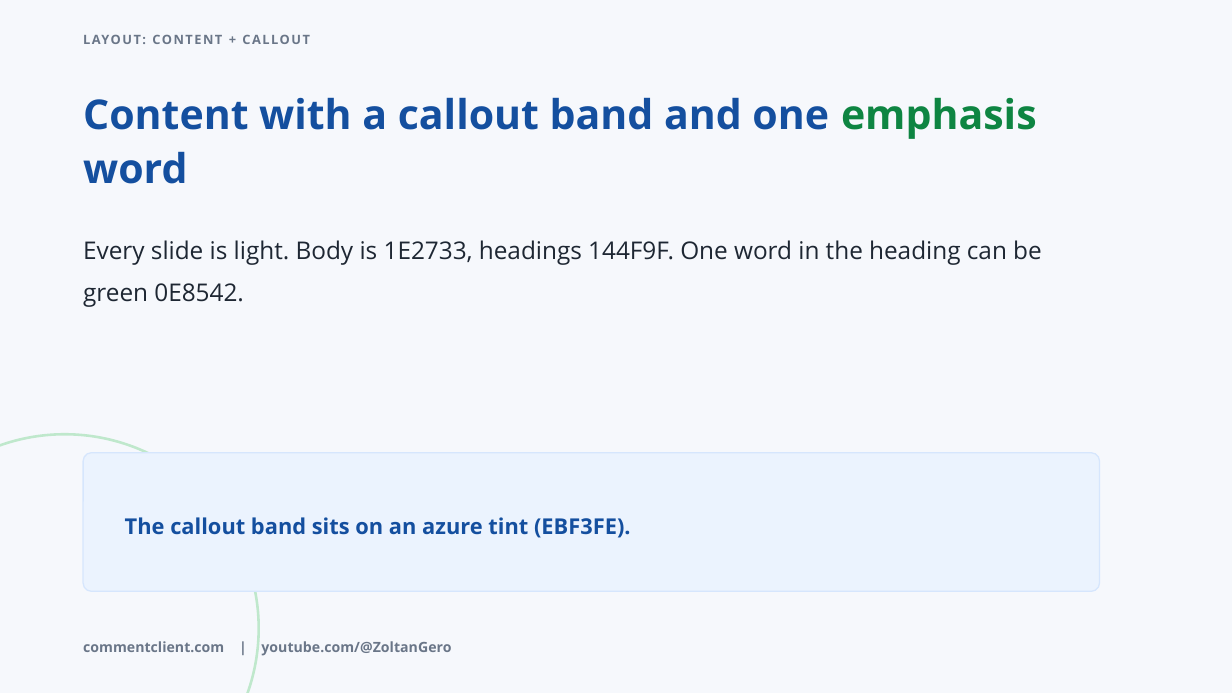
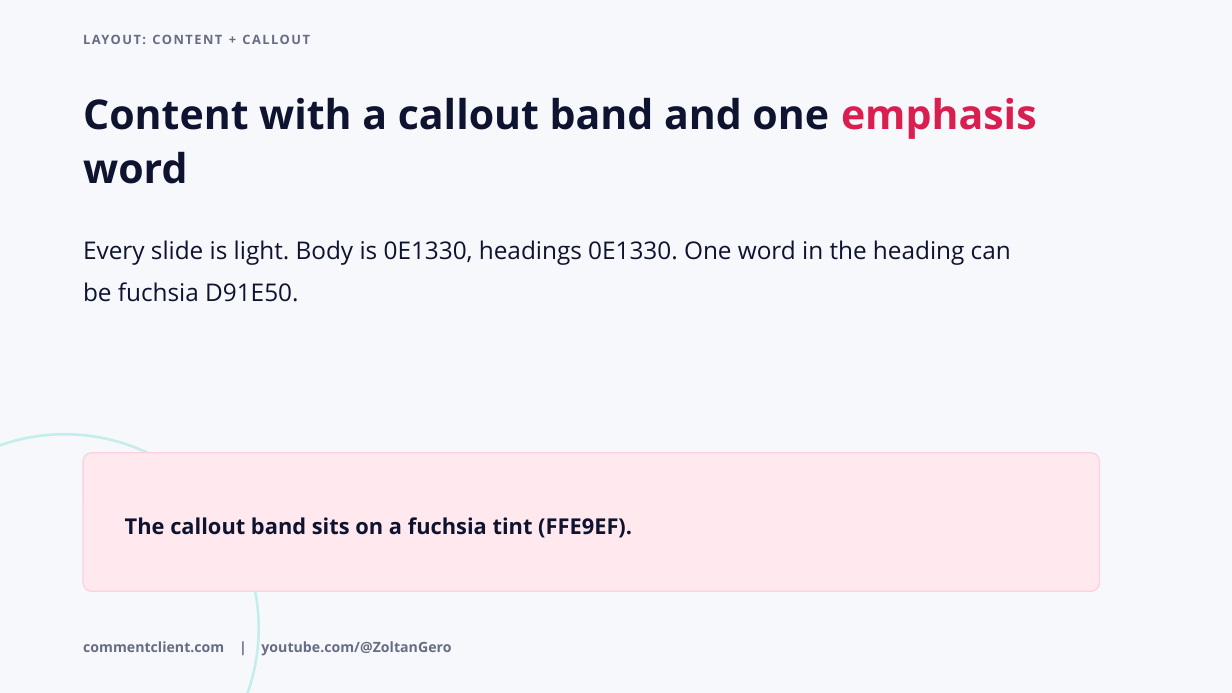
Before and after one commit to YogiZoli/design-system, a slide deck: slide 4 of tools/pptx-template/master.pptx. Drawn at 1232x693 pixels with LibreOffice and Linux fonts; fonts in the diff are those of the drawing. Boxes give left, top, right and bottom in pixels: in the first picture for what was removed or moved away, otherwise in the second. Text is boxed around its words. In the diff, an @@ line names an element or a change of style, - is before the commit and + after.

```diff
--- a/tools/pptx-template/master.pptx
+++ b/tools/pptx-template/master.pptx
@@ background #F6F8FC to #F7F8FB @@
@@ text "Content with a callout band ..." at bbox=[83, 97, 1037, 184]: text colour #144F9F to #0E1330 in "Content with a callout band and one ..."; text colour #0E8542 to #D91E50 in "emphasis" @@
@@ text at bbox=[83, 240, 1011, 302]: text changed; text colour #1E2733 to #0E1330 @@
-Every slide is light. Body is 1E2733, headings 144F9F. One word in the heading can be green 0E8542.
+Every slide is light. Body is 0E1330, headings 0E1330. One word in the heading can be fuchsia D91E50.
@@ ellipse at bbox=[0, 434, 259, 693]: outline #BFE8CC 2 pt to #C4EEEC 2 pt @@
@@ rounded rectangle at bbox=[83, 453, 1100, 592]: fill #EBF3FE to #FFE9EF; outline #D6E6FD 1 pt to #FFD0DD 1 pt @@
@@ text at bbox=[125, 517, 632, 538]: text changed; text colour #144F9F to #0E1330 @@
-The callout band sits on an azure tint (EBF3FE).
+The callout band sits on a fuchsia tint (FFE9EF).
@@ text "commentclient.com | youtube.com/@ZoltanGero" at bbox=[83, 641, 451, 656]: text colour #6A7688 to #666C84 @@
```
Also in this commit, not shown: 4 other slides changed, 10 other files.
